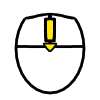
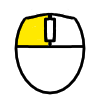
Revision of a layered 100 x 100 image; what changed, layer by layer:
hid "Scroll Direction" over [17, 13, 58, 52]
painted on "Outline" over [17, 13, 58, 52]
painted on "Highlighted Button" over [17, 13, 58, 52]
painted on "Background" over [17, 13, 58, 52]
